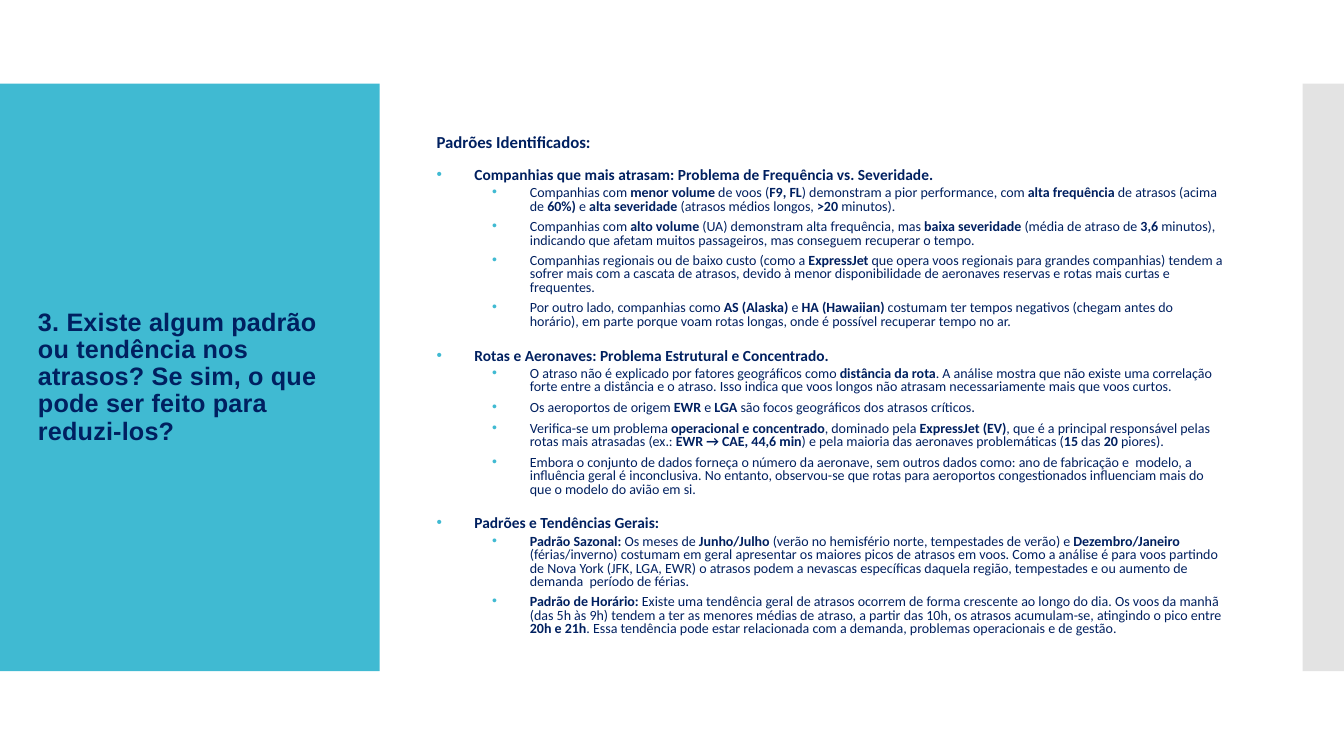
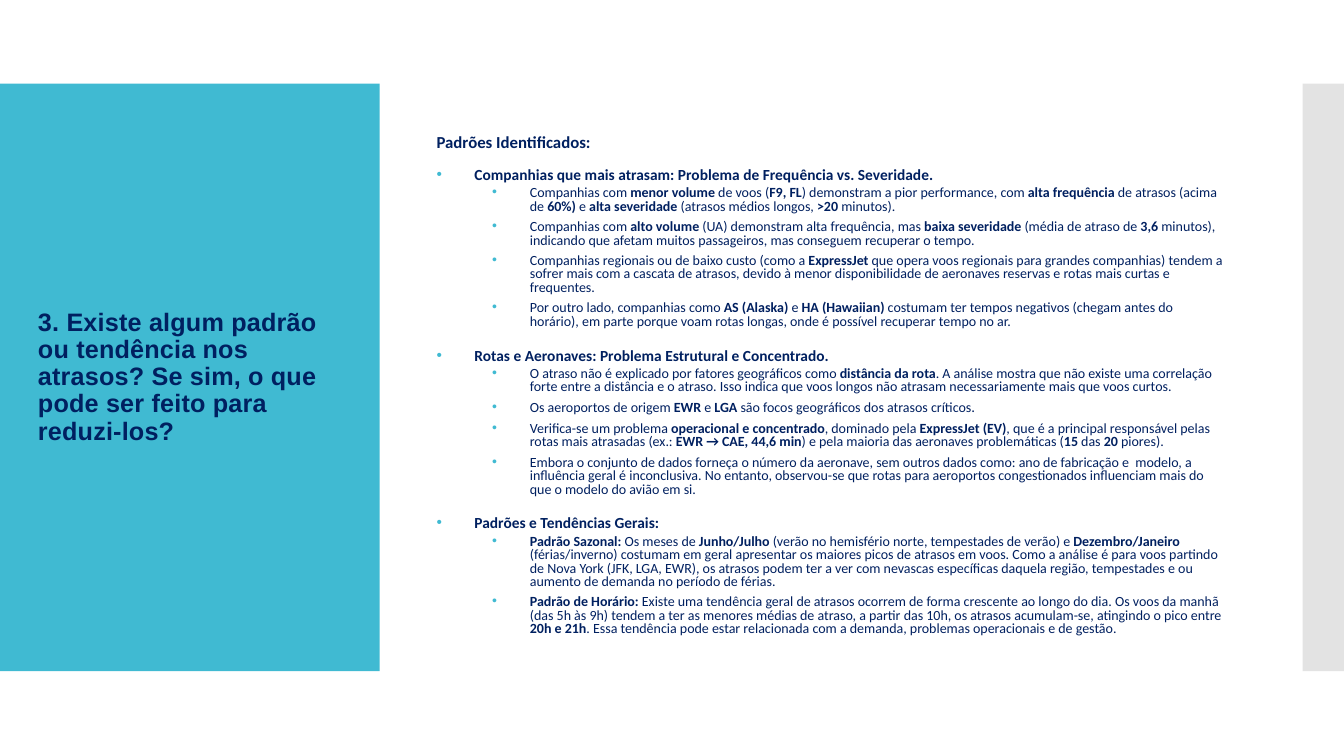
Before and after one commit to lilyansoares-lab/Atrasos_Voos, a slide deck: slide 8 of Análise Exploratoria de Dados - Atrasos Voos.pptx. Drawn at 1344x756 pixels with LibreOffice and Linux fonts; fonts in the diff are those of the drawing. Boxes give left, top, right and bottom in pixels: in the first picture for what was removed or moved away, otherwise in the second. Text is boxed around its words. In the diff, an @@ line names an element or a change of style, - is before the commit and + after.

```diff
--- a/Análise Exploratoria de Dados - Atrasos Voos.pptx
+++ b/Análise Exploratoria de Dados - Atrasos Voos.pptx
@@ text at (x1=530, y1=536, x2=1218, y2=589): text changed @@
-  • Padrão Sazonal: Os meses de Junho/Julho (verão no hemisfério norte, tempestades de verão) e Dezembro/Janeiro (férias/inverno) costumam em geral apresentar os maiores picos de atrasos em voos. Como a análise é para voos partindo de Nova York (JFK, LGA, EWR) o atrasos podem a nevascas específicas daquela região, tempestades e ou aumento de demanda período de férias.
+  • Padrão Sazonal: Os meses de Junho/Julho (verão no hemisfério norte, tempestades de verão) e Dezembro/Janeiro (férias/inverno) costumam em geral apresentar os maiores picos de atrasos em voos. Como a análise é para voos partindo de Nova York (JFK, LGA, EWR), os atrasos podem ter a ver com nevascas específicas daquela região, tempestades e ou aumento de demanda no período de férias.
```
Also in this commit, not shown: 4 other slides changed.
